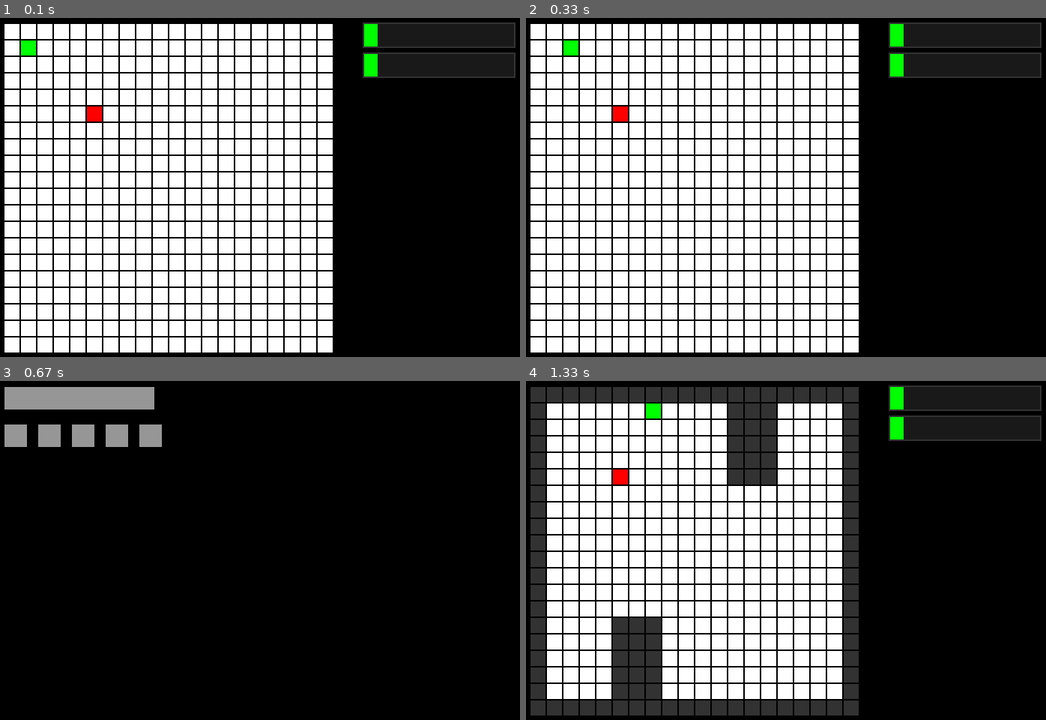
Above: before the commit, frames 1-4 (two rows, left to right).
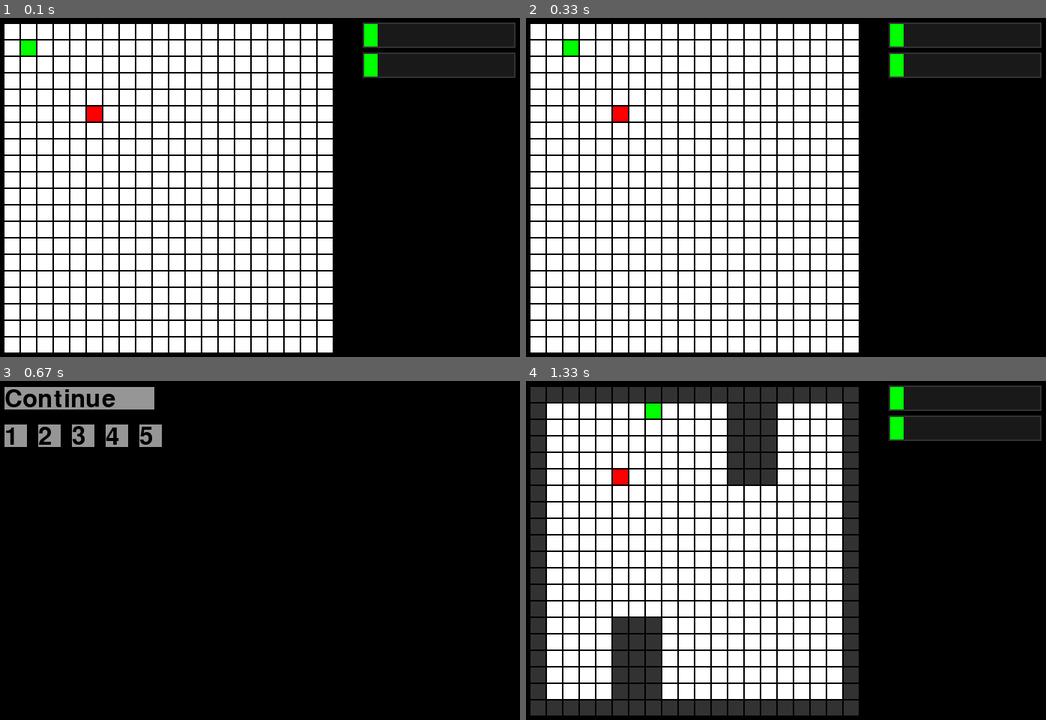
Above: after the commit, the same moments.

Repository: KonstBeliakov/pygame_snake
Game: pygame game, started from main.py
Same seed, same stepped clock (60 frames per second), same inputs: the game is played once before the commit and once after it.
Inputs (mouse positions are in pixels of both pictures, inside the frame that each line leads up to):
- Up to frame 1 (0.1 s): no input
- Up to frame 2 (0.33 s): no input
- Up to frame 3 (0.67 s): tap Esc at 0.33 s
- Up to frame 4 (1.33 s): press the mouse at (676, 435) at 0.7 s; move the mouse to (775, 577) at 0.8 s; release the mouse at (879, 716) at 0.93 s; press the mouse at (640, 435) at 1.03 s; move the mouse to (734, 543) at 1.13 s; release the mouse at (832, 652) at 1.27 s

Frames 1-2 are identical in both runs. In frame 3, 0.8% of the frame differs, in the area x 1-30%, y 2-19%; in frame 4, nothing differs.

Commit message:
Добавлен текст на кнопки

Diff:
--- a/button.py
+++ b/button.py
@@ -5,16 +5,20 @@
 
 
 class Button():
-    def __init__(self, position, size):
+    def __init__(self, position, size, text):
         self.position = position
         self.size = size
         self.pressed = False
         self.color = (150, 150, 150)
         self.pressed_color = (100, 100, 100)
+        self.text = text
 
-    def draw(self, screen):
+    def draw(self, screen, font):
         pygame.draw.rect(screen, self.pressed_color if self.pressed else self.color,
                          pygame.Rect(*self.position, *self.size))
+
+        img = font.render(self.text, True, (0, 0, 0))
+        screen.blit(img, self.position)
 
     def update(self, event):
         if event == 'pressed':
@@ -31,8 +35,9 @@
     pygame.init()
     screen = pygame.display.set_mode((800, 600))
     gameOver = False
+    font = pygame.font.SysFont(None, 48)
 
-    b = Button((10, 10), (200, 30))
+    b = Button((10, 10), (200, 30), 'text')
     while not gameOver:
         for event in pygame.event.get():
             if event.type == pygame.QUIT:
@@ -42,6 +47,8 @@
             elif event.type == pygame.MOUSEBUTTONUP:
                 b.update('released')
 
-        b.draw(screen)
+        screen.fill((100, 100, 100))
+
+        b.draw(screen, font)
 
         pygame.display.flip()
--- a/main.py
+++ b/main.py
@@ -38,8 +38,10 @@
 level_bar.set_position(n * (SELL_SIZE + 2) + 50, 50)
 level_bar.set_size(200, 30)
 
-button_continue = button.Button((10, 10), (200, 30))
-level_buttons = [button.Button((10 + i * 45, 60), (30, 30)) for i in range(5)]
+font = pygame.font.SysFont(None, 48)
+
+button_continue = button.Button((10, 10), (200, 30), 'Continue')
+level_buttons = [button.Button((10 + i * 45, 60), (30, 30), str(i + 1)) for i in range(5)]
 
 pause = False
 
@@ -107,9 +109,9 @@
 
         snake.draw(screen)
     else:
-        button_continue.draw(screen)
+        button_continue.draw(screen, font)
 
         for i in range(len(level_buttons)):
-            level_buttons[i].draw(screen)
+            level_buttons[i].draw(screen, font)
 
     pygame.display.flip()
